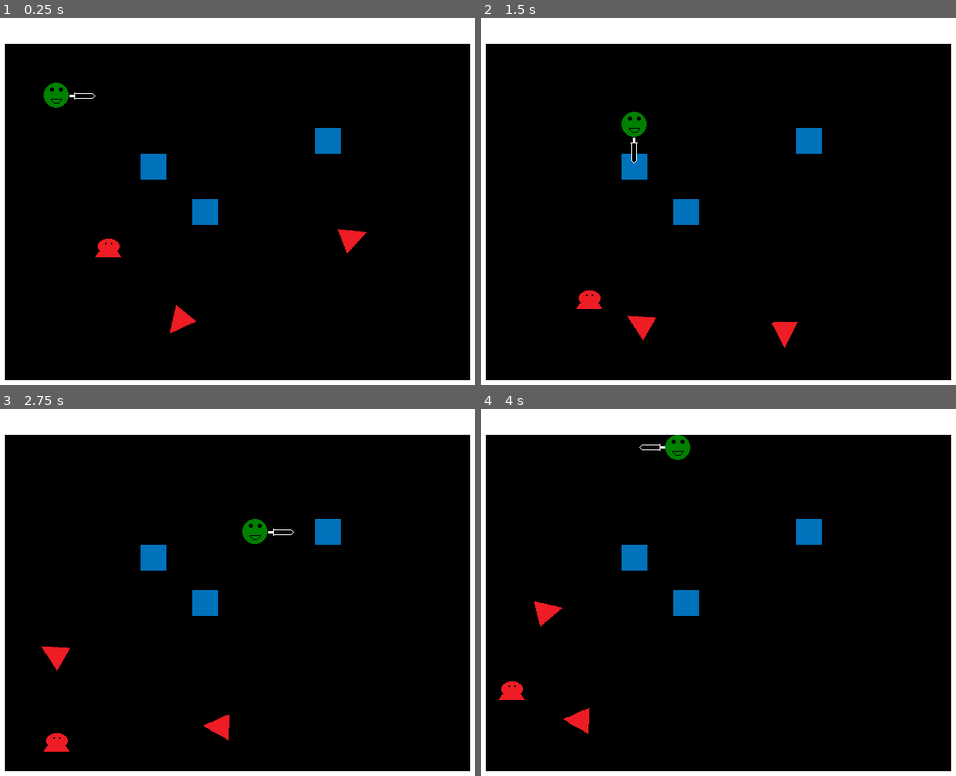
Above: before the commit, frames 1-4 (two rows, left to right).
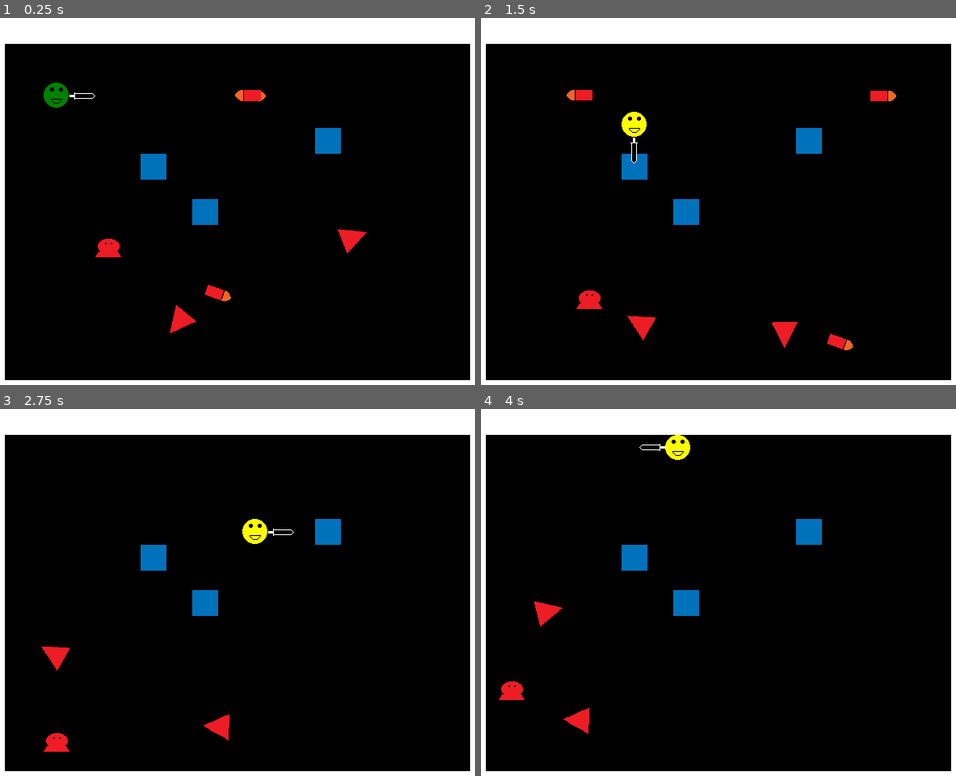
Above: after the commit, the same moments.

Repository: andOlga/game-off-2024
Game: Godot game, scene res://test_scene.tscn
Same seed, same stepped clock (60 frames per second), same inputs: the game is played once before the commit and once after it. Sound files missing from this copy of the repository are replaced by a short silence.
Inputs:
- Up to frame 1 (0.25 s): no input
- Up to frame 2 (1.5 s): tap Enter (action_pause) at 0.5 s; hold Right (move_right) 0.53-1.28 s; tap X (action_item) at 0.6 s; hold Down (move_down) from 1.28 s (still down); tap Space (action_select) at 1.35 s
- Up to frame 3 (2.75 s): release Down (move_down) at 2.03 s; hold Right (move_right) from 2.03 s (still down); tap Z (action_sword) at 2.1 s
- Up to frame 4 (4 s): release Right (move_right) at 2.78 s; hold Up (move_up) 2.78-3.53 s; tap X (action_item) at 2.85 s; hold Left (move_left) from 3.53 s (still down); tap Space (action_select) at 3.6 s

The runs differ from the first frame. In frame 1, 0.3% of the frame differs, in the area x 43-56%, y 19-78%; in frame 2, 0.7%, in the area x 18-88%, y 19-91%; in frame 3, 0.3%; in frame 4, 0.3%.

Commit message:
Re-implement bullet enemy

Diff:
--- /dev/null
+++ b/game_objects/enemies/bullet.gd
@@ -0,0 +1,8 @@
+extends BaseEnemy
+
+var is_moving := true
+
+func _physics_process(delta: float) -> void:
+	if is_moving and move_and_collide(transform.x * 5):
+		is_moving = false
+		kill()
--- /dev/null
+++ b/game_objects/enemies/bullet.tscn
@@ -0,0 +1,12 @@
+[gd_scene load_steps=4 format=3 uid="uid://c27wnmpahm0wx"]
+
+[ext_resource type="PackedScene" uid="uid://c8cpp5pfe3d1" path="res://game_objects/enemies/!base_enemy.tscn" id="1_hau3j"]
+[ext_resource type="Texture2D" uid="uid://c5bf3inb66b58" path="res://sprite_images/sBullet.png" id="2_cc06g"]
+[ext_resource type="Script" uid="uid://b6febve0v0jj3" path="res://game_objects/enemies/bullet.gd" id="2_t4e8m"]
+
+[node name="Bullet" instance=ExtResource("1_hau3j")]
+script = ExtResource("2_t4e8m")
+
+[node name="Sprite" parent="." index="0"]
+position = Vector2(16, 16)
+texture = ExtResource("2_cc06g")
--- a/test_scene.tscn
+++ b/test_scene.tscn
@@ -6,6 +6,7 @@
 [ext_resource type="PackedScene" uid="uid://bqfoheuxld3pl" path="res://game_objects/enemies/hopper.tscn" id="4_coq8p"]
 [ext_resource type="PackedScene" uid="uid://dd4k87pwls1tp" path="res://utilities/pause_screen.tscn" id="5_2nij2"]
 [ext_resource type="PackedScene" uid="uid://bagl5p3l6tq7l" path="res://game_objects/enemies/flyer.tscn" id="6_7cbxl"]
+[ext_resource type="PackedScene" uid="uid://c27wnmpahm0wx" path="res://game_objects/enemies/bullet.tscn" id="7_8pr8v"]
 
 [node name="TestScene" type="Node2D"]
 
@@ -36,3 +37,14 @@
 
 [node name="Flyer2" parent="." instance=ExtResource("6_7cbxl")]
 position = Vector2(288, 352)
+
+[node name="Bullet" parent="." instance=ExtResource("7_8pr8v")]
+position = Vector2(248, 80)
+
+[node name="Bullet2" parent="." instance=ExtResource("7_8pr8v")]
+position = Vector2(216, 296)
+rotation = 0.333614
+
+[node name="Bullet3" parent="." instance=ExtResource("7_8pr8v")]
+position = Vector2(424, 112)
+rotation = 3.14036
Not shown, added: game_objects/enemies/bullet.gd.uid
Not shown: 1 places in test_scene.tscn that only renumber resources
